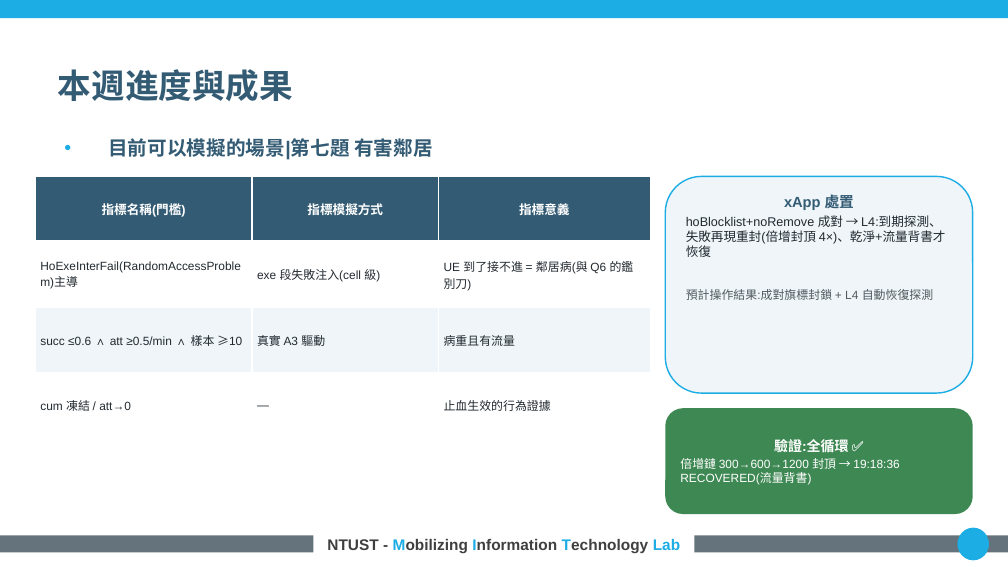
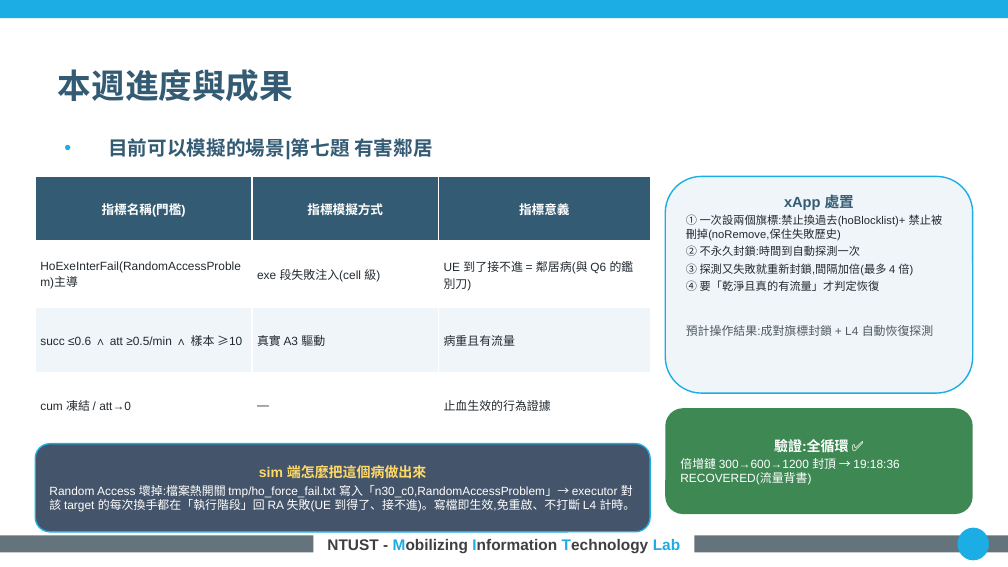
Before and after one commit to kimOuO/RAN-sim-OAI, a slide deck: slide 10 of docs/report/8_27_進度報告_v10十二題.pptx. Drawn at 1008x567 pixels with LibreOffice and Linux fonts; fonts in the diff are those of the drawing; background and template pictures are left out. Boxes give left, top, right and bottom in pixels: in the first picture for what was removed or moved away, otherwise in the second. Text is boxed around its words. In the diff, an @@ line names an element or a change of style, - is before the commit and + after.

```diff
--- a/docs/report/8_27_進度報告_v10十二題.pptx
+++ b/docs/report/8_27_進度報告_v10十二題.pptx
@@ text in rounded rectangle at bbox=[686, 214, 943, 291]: text changed; size 9 to 8 pt @@
-hoBlocklist+noRemove 成對 → L4:到期探測、失敗再現重封(倍增封頂 4×)、乾淨+流量背書才恢復
+① 一次設兩個旗標:禁止換過去(hoBlocklist)+ 禁止被刪掉(noRemove,保住失敗歷史)
+② 不永久封鎖:時間到自動探測一次
+③ 探測又失敗就重新封鎖,間隔加倍(最多 4 倍)
+④ 要「乾淨且真的有流量」才判定恢復
@@ rounded rectangle added at bbox=[35, 444, 650, 531], fill #44546A, outline #1CADE4 1 pt, 8.5 pt, text #FFFFFF @@
+sim 端怎麼把這個病做出來
+Random Access 壞掉:檔案熱開關 tmp/ho_force_fail.txt 寫入「n30_c0,RandomAccessProblem」→ executor 對該 target 的每次換手都在「執行階段」回 RA 失敗(UE 到得了、接不進)。寫檔即生效,免重啟、不打斷 L4 計時。
```
Also in this commit, not shown: 11 other slides changed, 5 other files.
